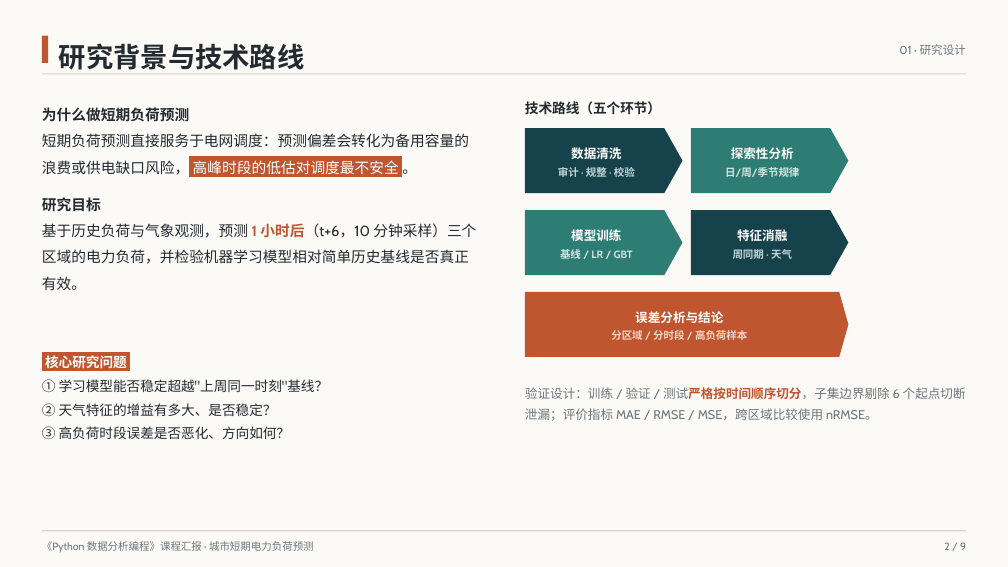
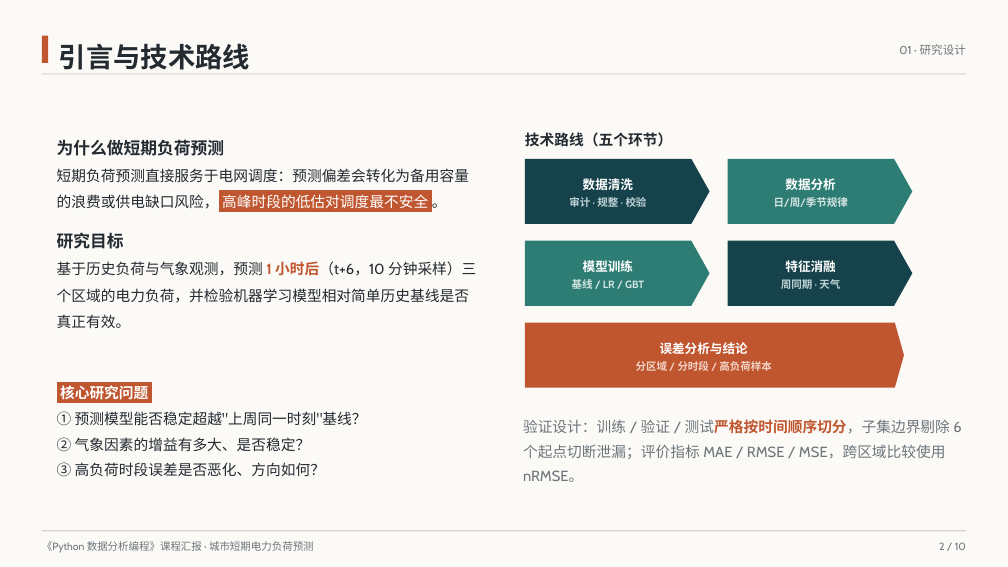
Before and after one commit to 77xiang/python_data_processing, a slide deck: slide 2 of deliverables/课程汇报PPT/课程汇报PPT.pptx. Drawn at 1008x567 pixels with LibreOffice and Linux fonts; fonts in the diff are those of the drawing. Boxes give left, top, right and bottom in pixels: in the first picture for what was removed or moved away, otherwise in the second. Text is boxed around its words. In the diff, an @@ line names an element or a change of style, - is before the commit and + after.

```diff
--- a/deliverables/课程汇报PPT/课程汇报PPT.pptx
+++ b/deliverables/课程汇报PPT/课程汇报PPT.pptx
@@ text at (59,43,250,70): text changed @@
-研究背景与技术路线
+引言与技术路线
@@ text at (57,139,224,249): size 14 to 16 pt in "为什么做短期负荷预测", "研究目标" @@
@@ text "为什么做短期负荷预测": place and size @@
-text "为什么做短期负荷预测" at (42,107,476,290)
+text "为什么做短期负荷预测" at (57,139,476,328)
@@ text "技术路线（五个环节）": place and size @@
-text "技术路线（五个环节）" at (525,101,661,115)
+text "技术路线（五个环节）" at (525,132,672,147)
@@ text "技术路线（五个环节）" at (525,132,672,147): size 13 to 14 pt @@
@@ pentagon arrow: place and size @@
-pentagon arrow at (525,128,682,193)
+pentagon arrow at (525,159,709,224)
@@ text "数据清洗": place and size @@
-text "数据清洗" at (558,145,635,179)
+text "数据清洗" at (569,176,647,210)
@@ pentagon arrow: place and size @@
-pentagon arrow at (691,128,848,193)
+pentagon arrow at (728,159,913,224)
@@ text "数据分析": place and size @@
-text "数据分析" at (725,147,799,177)
+text "数据分析" at (774,178,848,207)
@@ text at (785,178,835,190): text changed @@
-探索性分析
+数据分析
@@ pentagon arrow: place and size @@
-pentagon arrow at (525,210,682,275)
+pentagon arrow at (525,240,709,306)
@@ text "模型训练": place and size @@
-text "模型训练" at (560,227,633,259)
+text "模型训练" at (572,258,644,289)
@@ pentagon arrow: place and size @@
-pentagon arrow at (691,210,848,275)
+pentagon arrow at (728,240,913,306)
@@ text "特征消融": place and size @@
-text "特征消融" at (733,227,792,261)
+text "特征消融" at (781,260,840,292)
@@ pentagon arrow: place and size @@
-pentagon arrow at (525,292,848,357)
+pentagon arrow at (525,323,904,388)
@@ text "误差分析与结论": place and size @@
-text "误差分析与结论" at (611,311,747,340)
+text "误差分析与结论" at (636,342,771,371)
@@ text at (57,385,325,477): size 13 to 14 pt in "核心研究问题", "③ 高负荷时段误差是否恶化、方向如何？" @@
@@ text "核心研究问题": place and size @@
-text "核心研究问题" at (42,355,329,439)
+text "核心研究问题" at (57,385,367,477)
@@ text at (57,411,367,452): text changed; size 13 to 14 pt @@
-① 学习模型能否稳定超越"上周同一时刻"基线？
-② 天气特征的增益有多大、是否稳定？
+① 预测模型能否稳定超越"上周同一时刻"基线？
+② 气象因素的增益有多大、是否稳定？
@@ text "验证设计：训练 / 验证 / 测试严格按时间顺序切分，子集边界剔除 ...": place and size @@
-text "验证设计：训练 / 验证 / 测试严格按时间顺序切分，子集边界剔除 ..." at (525,387,966,421)
+text "验证设计：训练 / 验证 / 测试严格按时间顺序切分，子集边界剔除 ..." at (523,419,961,482)
@@ text "验证设计：训练 / 验证 / 测试严格按时间顺序切分，子集边界剔除 ..." at (523,419,961,482): size 12 to 14 pt @@
@@ text at (939,542,966,550): text changed @@
-2 / 9
+2 / 10
```
Also in this commit, not shown: 8 other slides changed, 1 slide added, 8 other files.
